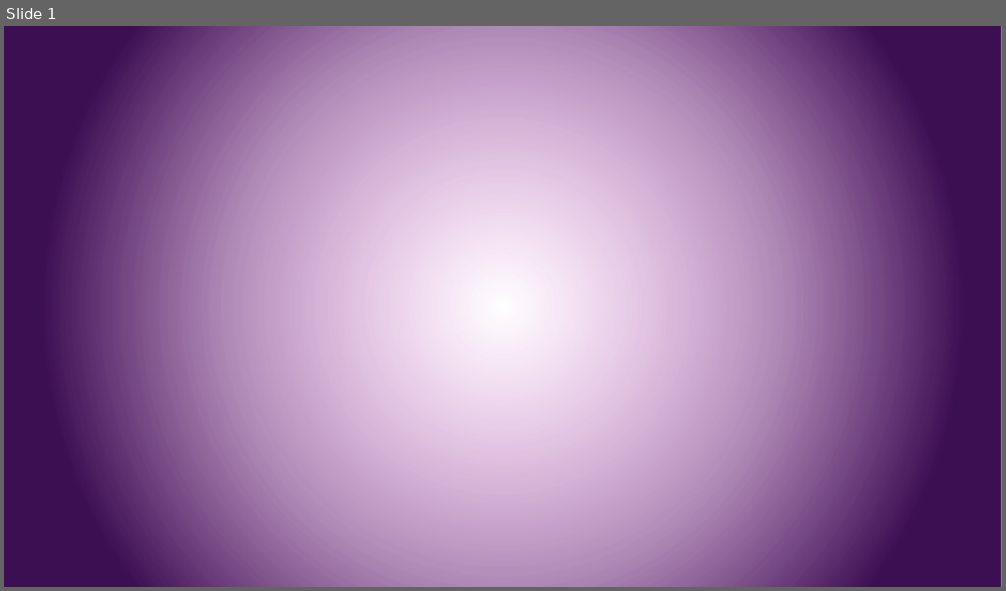
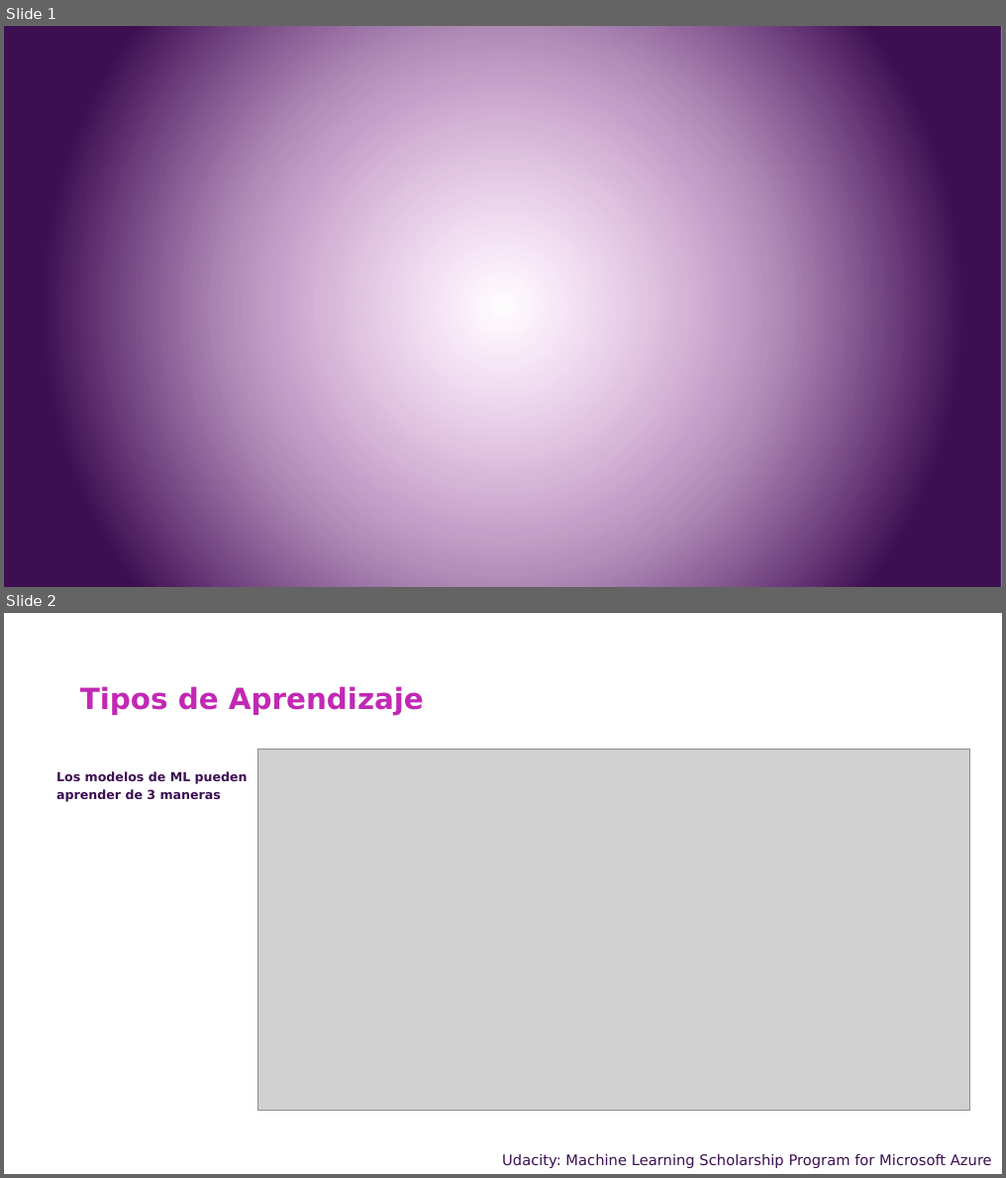
Before and after one commit to csameshiman/Axity_Curso_ML_2023, a slide deck: Diapositivas/Parte 04.Clustering/Sección 04.1.K-Means Clustering/K-Means_Clustering.pptx. Shown one above the other, each under a label of ours: slide 1 before the commit, slides 1 and 2 after it. The pictures are 1006x591 and 1006x1178 pixels, drawn with LibreOffice and Linux fonts; fonts in the diff are those of the drawing; grey boxes stand for pictures; background and template pictures are left out. Boxes give left, top, right and bottom in pixels: in the first picture for what was removed or moved away, otherwise in the second. Text is boxed around its words. In the diff, an @@ line names an element or a change of style, - is before the commit and + after.

```diff
--- a/Diapositivas/Parte 04.Clustering/Sección 04.1.K-Means Clustering/K-Means_Clustering.pptx
+++ b/Diapositivas/Parte 04.Clustering/Sección 04.1.K-Means Clustering/K-Means_Clustering.pptx
@@ slide 2 added at [4, 613, 1002, 1174], background picture (left out) @@
@@ title added at [80, 686, 424, 715], 28 pt, text #C228B4, bold @@
+Tipos de Aprendizaje
@@ picture added at [257, 749, 969, 1110] @@
@@ text added at [56, 771, 248, 802], 12 pt, text #3C0E52, bold @@
+Los modelos de ML pueden aprender de 3 maneras
@@ text added at [502, 1154, 992, 1168], 14 pt, text #3C0F53 @@
+Udacity: Machine Learning Scholarship Program for Microsoft Azure
```
Also in this commit, not shown: 2 slides changed, 44 other slides added, 14 slides removed.
